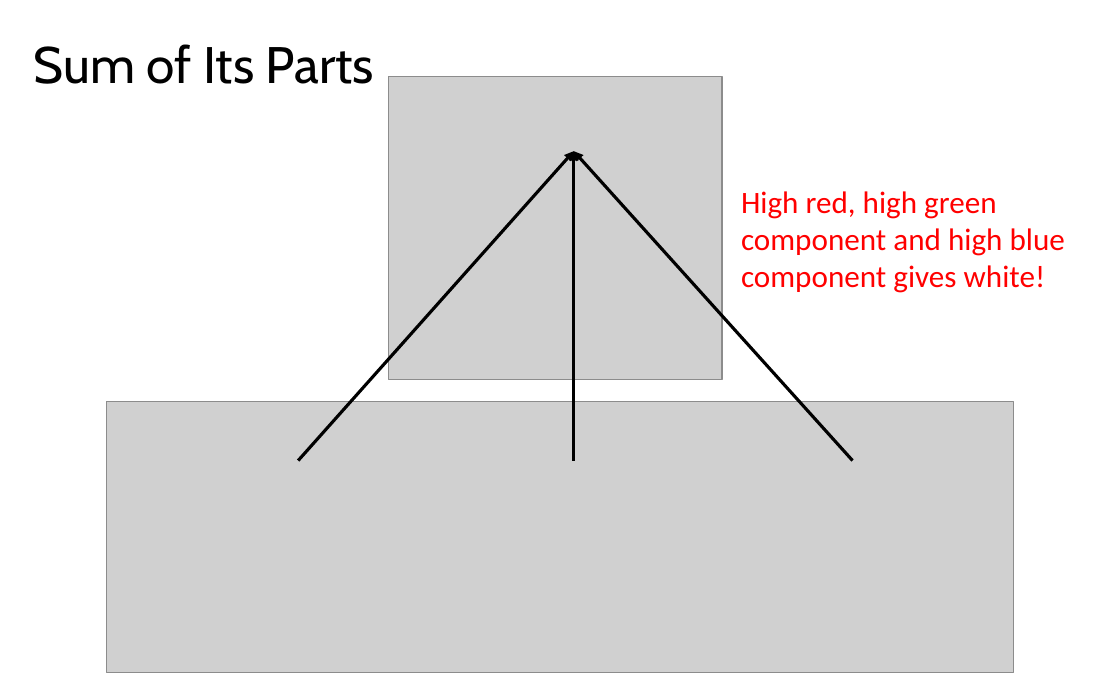
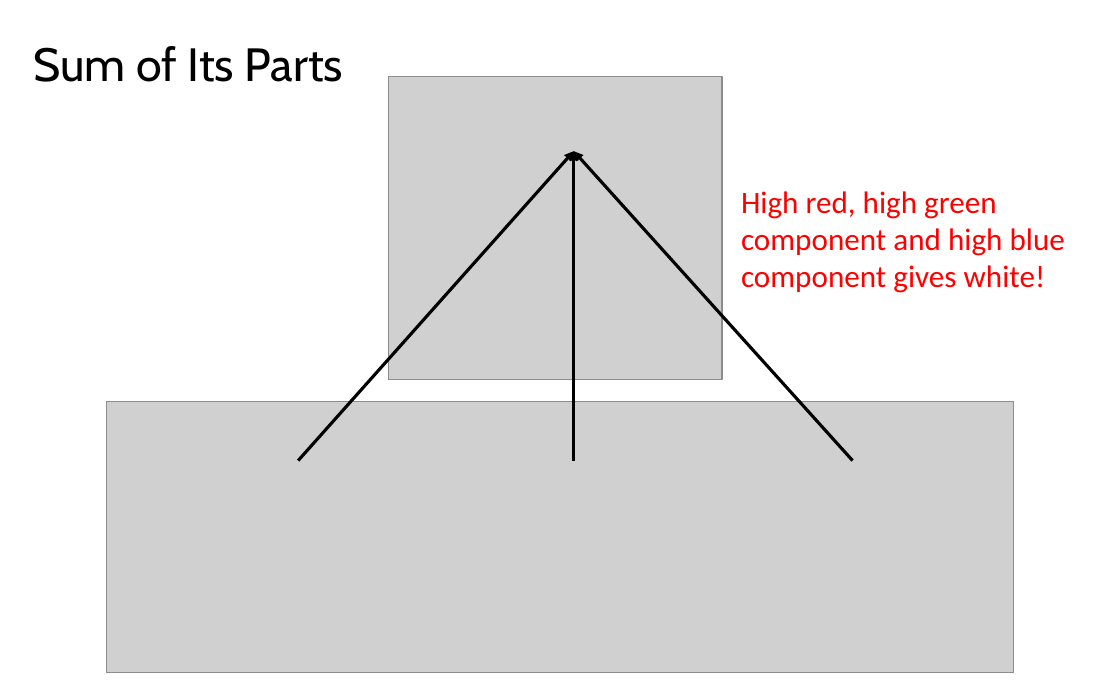
Before and after one commit to LongBaoNguyen/longbaonguyen.github.io, a slide deck: slide 27 of courses/apcsp/lect14.pptx. Drawn at 1120x700 pixels with LibreOffice and Linux fonts; fonts in the diff are those of the drawing; grey boxes stand for pictures. Boxes give left, top, right and bottom in pixels: in the first picture for what was removed or moved away, otherwise in the second. Text is boxed around its words. In the diff, an @@ line names an element or a change of style, - is before the commit and + after.

```diff
--- a/courses/apcsp/lect14.pptx
+++ b/courses/apcsp/lect14.pptx
@@ title "Sum of Its Parts" at <box>34,46,343,82</box>: size 33 to 30 pt @@
```
Also in this commit, not shown: 4 other slides changed.
